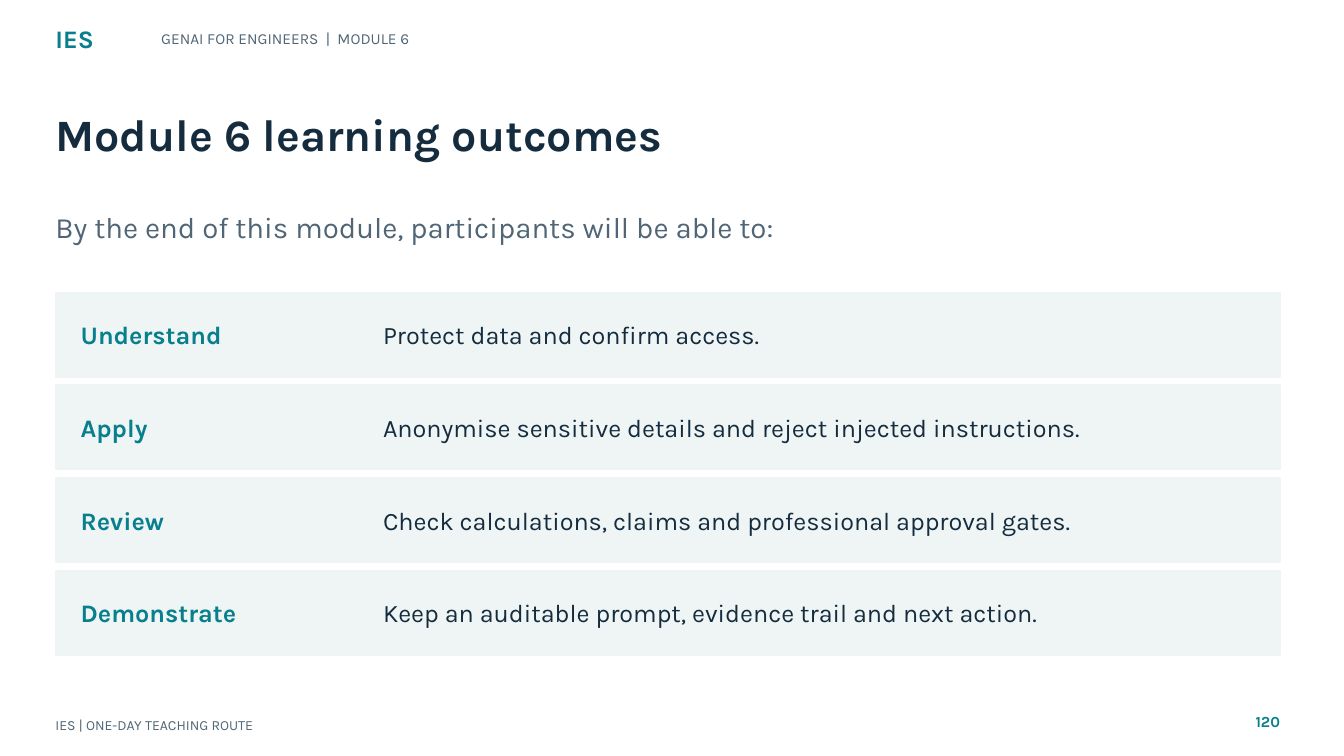
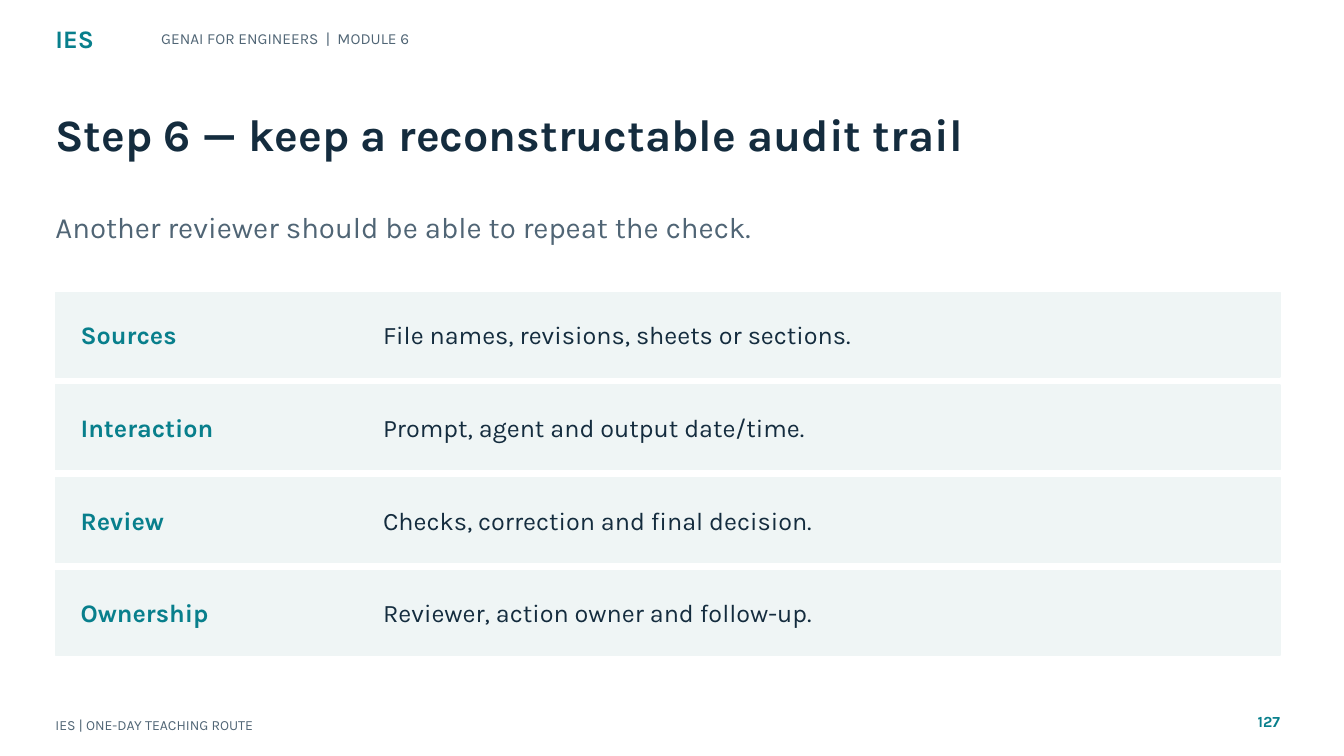
Before and after one commit to tertiarycourses/IES-GenAI-for-Engineers, a slide deck: slide 127 of courseware/Slides/IES-GenAI-for-Engineers.pptx (slide 120 before the commit). Drawn at 1344x756 pixels with LibreOffice and Linux fonts; fonts in the diff are those of the drawing. Boxes give left, top, right and bottom in pixels: in the first picture for what was removed or moved away, otherwise in the second. Text is boxed around its words. In the diff, an @@ line names an element or a change of style, - is before the commit and + after.

Commit message:
feat: apply the LO7 AI security framework

```diff
--- a/courseware/Slides/IES-GenAI-for-Engineers.pptx
+++ b/courseware/Slides/IES-GenAI-for-Engineers.pptx
@@ text at (55,119,963,162): text changed @@
-Module 6 learning outcomes
+Step 6 — keep a reconstructable audit trail
@@ text at (55,218,751,245): text changed @@
-By the end of this module, participants will be able to:
+Another reviewer should be able to repeat the check.
@@ text at (81,327,177,345): text changed @@
-Understand
+Sources
@@ text at (383,326,851,347): text changed @@
-Protect data and confirm access.
+File names, revisions, sheets or sections.
@@ text at (81,419,214,438): text changed @@
-Apply
+Interaction
@@ text at (383,418,804,443): text changed @@
-Anonymise sensitive details and reject injected instructions.
+Prompt, agent and output date/time.
@@ text at (383,512,812,533): text changed @@
-Check calculations, claims and professional approval gates.
+Checks, correction and final decision.
@@ text at (81,604,209,628): text changed @@
-Demonstrate
+Ownership
@@ text at (383,604,812,628): text changed @@
-Keep an auditable prompt, evidence trail and next action.
+Reviewer, action owner and follow-up.
@@ text at (1258,717,1280,727): text changed @@
-120
+127
```
Also in this commit, not shown: 124 other slides changed, 14 slides added, 4 slides removed, 11 other files.
